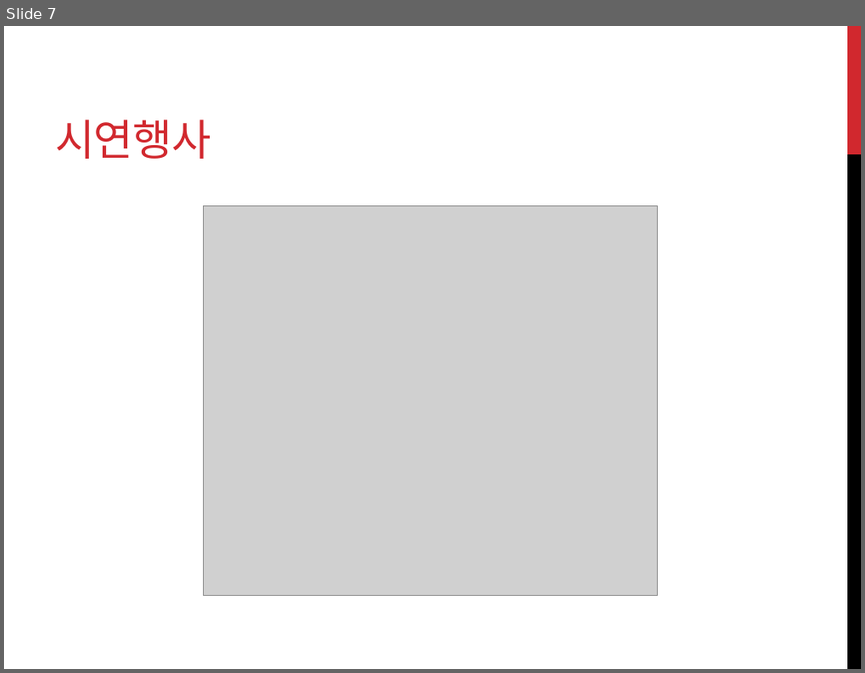
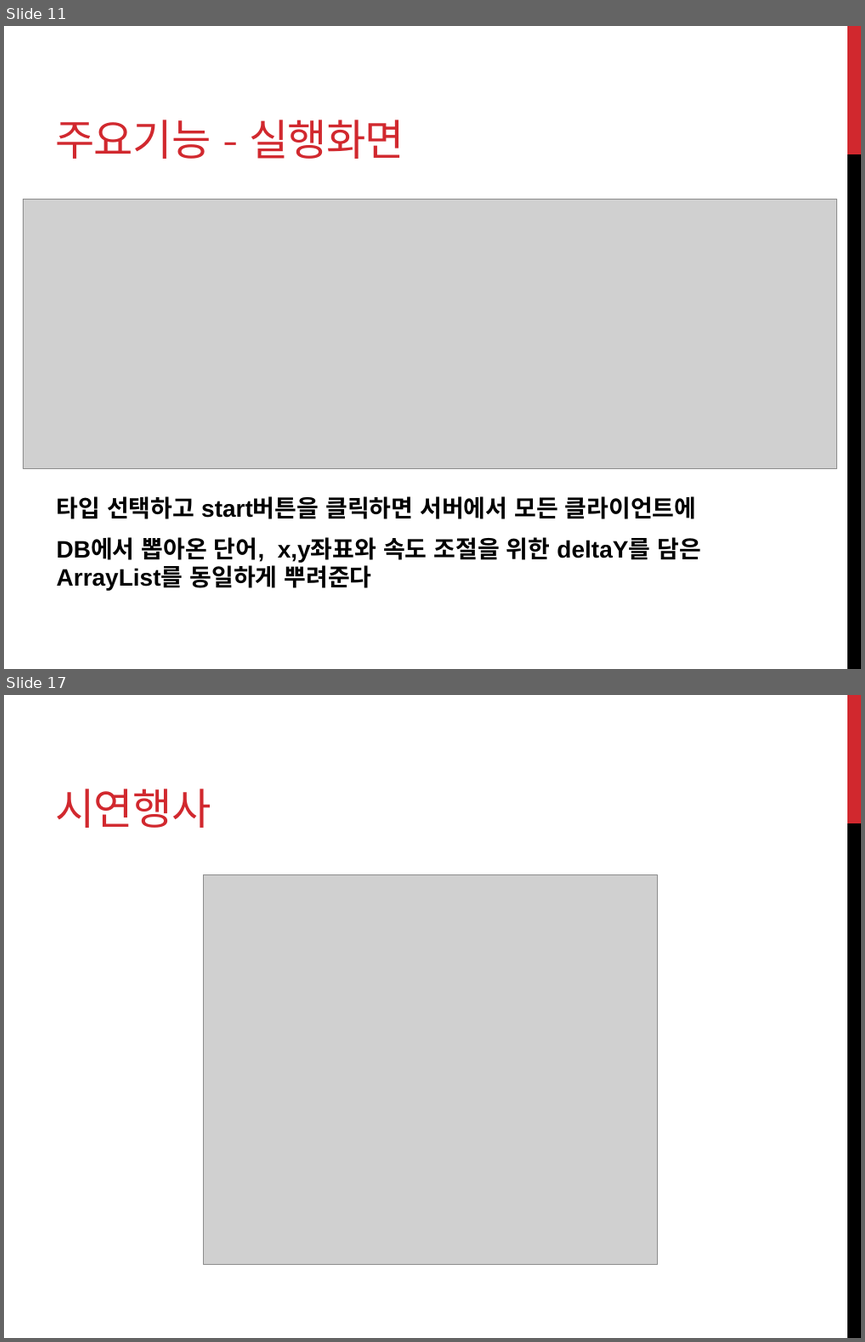
Before and after one commit to jinlee10/javaminiproj, a slide deck: Java_mini_proj_home/java_proj_PPT.pptx. Shown one above the other, each under a label of ours: slide 7 before the commit, slides 11 and 17 after it; the slides between them are not shown. The pictures are 865x673 and 865x1342 pixels, drawn with LibreOffice and Linux fonts; fonts in the diff are those of the drawing; grey boxes stand for pictures. Boxes give left, top, right and bottom in pixels: in the first picture for what was removed or moved away, otherwise in the second. Text is boxed around its words. In the diff, an @@ line names an element or a change of style, - is before the commit and + after.

```diff
--- a/Java_mini_proj_home/java_proj_PPT.pptx
+++ b/Java_mini_proj_home/java_proj_PPT.pptx
@@ slide 11 added at [4, 26, 861, 669], background #FFFFFF; not listed: 2 template elements that a slide beside it also shows @@
@@ title added at [55, 120, 404, 159], 36 pt, text #D1282E @@
+주요기능 - 실행화면
@@ picture added at [24, 199, 837, 469] @@
@@ text added at [57, 496, 701, 590], 20 pt, text #000000, bold @@
+타입 선택하고 start버튼을 클릭하면 서버에서 모든 클라이언트에
+DB에서 뽑아온 단어, x,y좌표와 속도 조절을 위한 deltaY를 담은 ArrayList를 동일하게 뿌려준다
@@ what was slide 7 is now slide 17 @@
```
Also in this commit, not shown: 1 slide changed, 9 other slides added.
